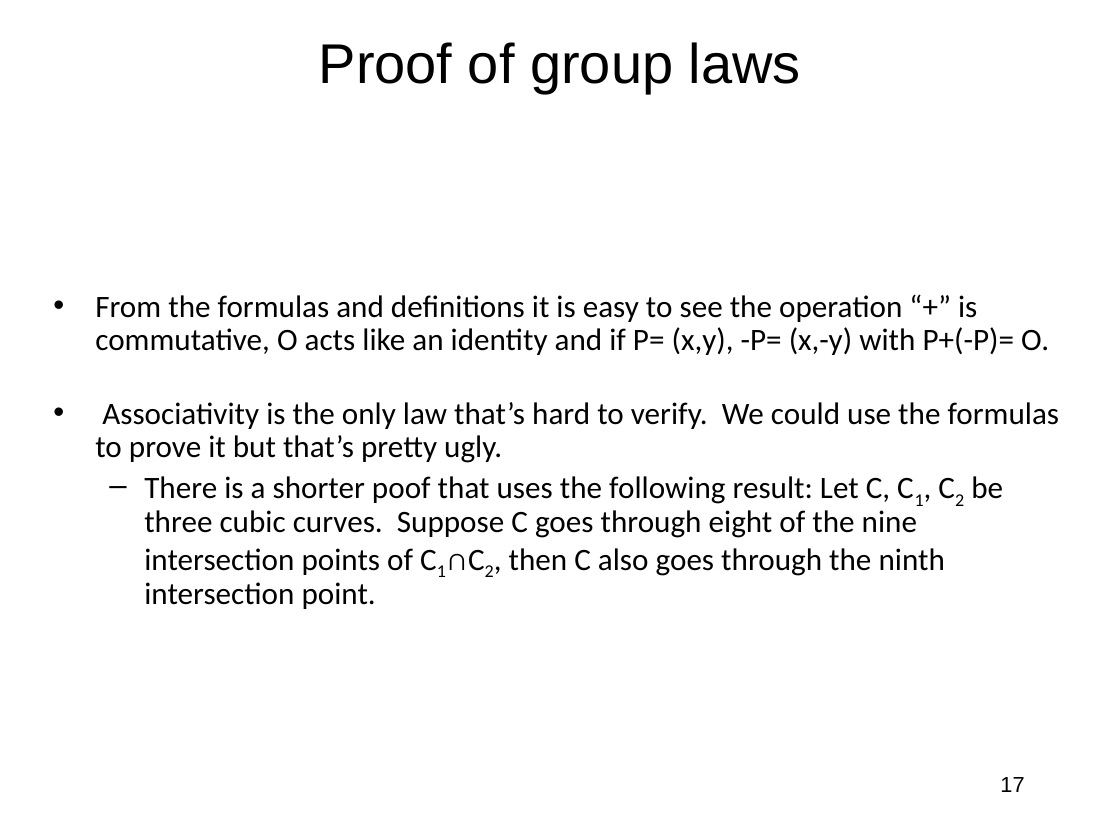
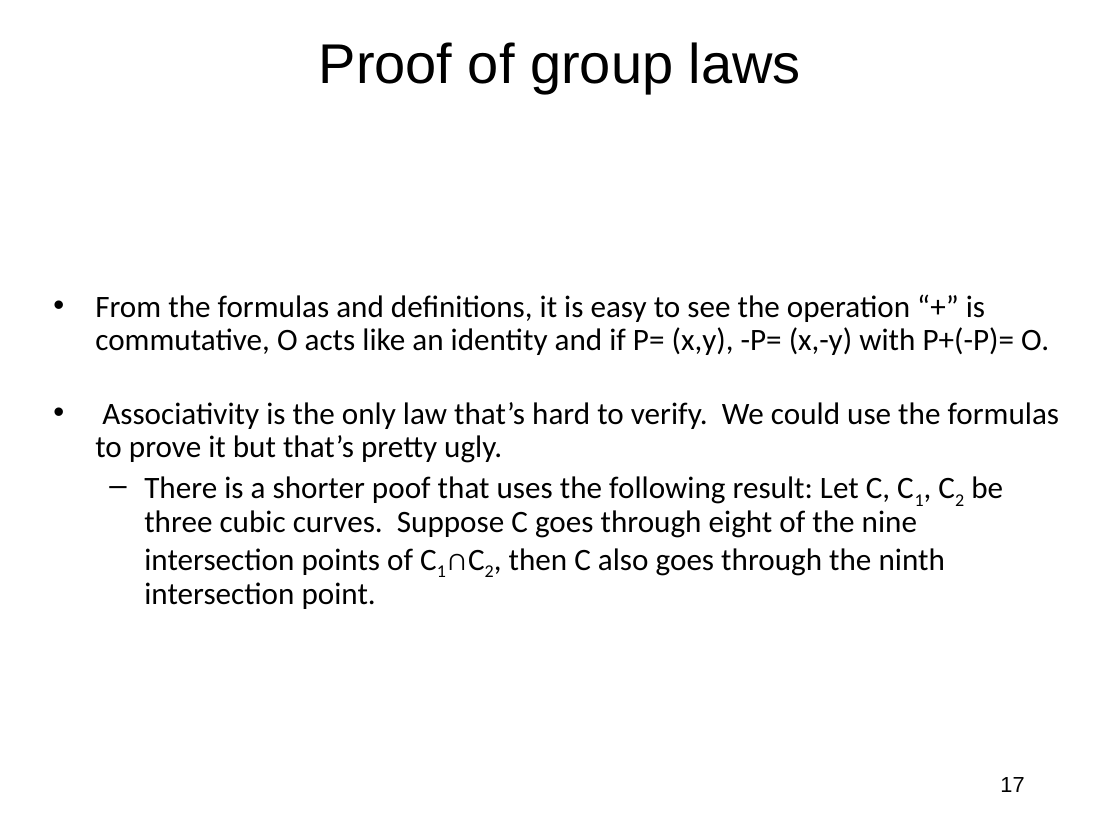
Before and after one commit to jlmucb/class_notes, a slide deck: slide 17 of BerkeleyClass/CS290Spring2013/Lectures/Cryptoclass10.pptx. Drawn at 1120x840 pixels with LibreOffice and Linux fonts; fonts in the diff are those of the drawing. Boxes give left, top, right and bottom in pixels: in the first picture for what was removed or moved away, otherwise in the second. Text is boxed around its words. In the diff, an @@ line names an element or a change of style, - is before the commit and + after.

```diff
--- a/BerkeleyClass/CS290Spring2013/Lectures/Cryptoclass10.pptx
+++ b/BerkeleyClass/CS290Spring2013/Lectures/Cryptoclass10.pptx
@@ text at <box>95,295,1049,355</box>: text changed @@
-• From the formulas and definitions it is easy to see the operation “+” is commutative, O acts like an identity and if P= (x,y), -P= (x,-y) with P+(-P)= O.
+• From the formulas and definitions, it is easy to see the operation “+” is commutative, O acts like an identity and if P= (x,y), -P= (x,-y) with P+(-P)= O.
```
Also in this commit, not shown: 6 other slides changed, 1 other file.
